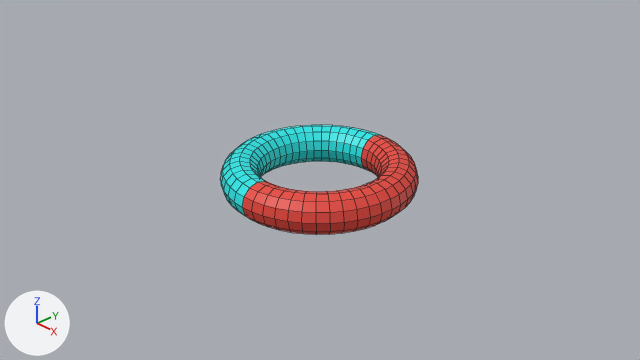
The Blender file Models/object1.blend as it was, and as the next commit left it.
Camera for both pictures: the file's camera 'Camera'. Lighting does not change. The marker at lower left points along +X, +Y and +Z. Mesh edges are drawn as thin lines.

Names of what the first picture shows: 'TorusObject'.
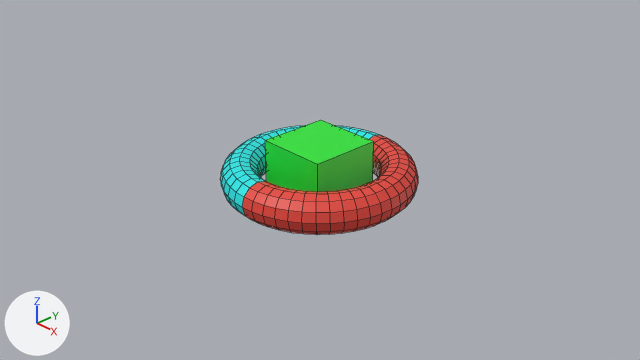
Commit message: Added a cube to the scene

The change, as a diff of the scene's bpy script:
```diff
--- a/Models/object1.blend.py
+++ b/Models/object1.blend.py
@@ mat_material_003 @@
+mat_material_003 = principled_material('Material.003')
+mat_material_003.base_color = (0.0193, 0.8, 0.0327)  # green #26e733
@@ me_cubemesh @@
+me_cubemesh.from_pydata(...)  # a box spanning x -1.0..1.0, y -1.0..1.0, z -1.0..1.0
+me_cubemesh.materials.append(mat_material_003)  # green #26e733
@@ ob_cubeobject @@
+ob_cubeobject = bpy.data.objects.new('CubeObject', me_cubemesh)
+ob_cubeobject.location = (0.0, 0.0, 0.0)
+ob_cubeobject.scale = (0.478, 0.478, 0.478)
```

Boxes (x1, y1, x2, y2) around the edits, measured in the pictures (640 x 360 px):
'CubeObject', added (green)
    after: (265, 120, 374, 192)
